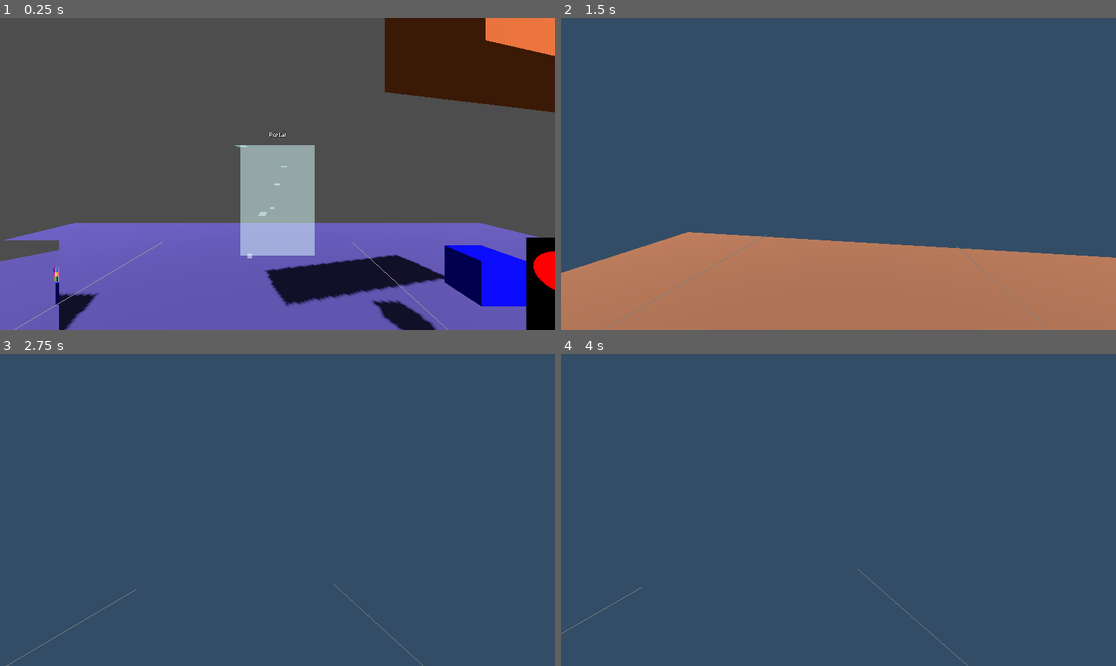
Above: before the commit, frames 1-4 (two rows, left to right).
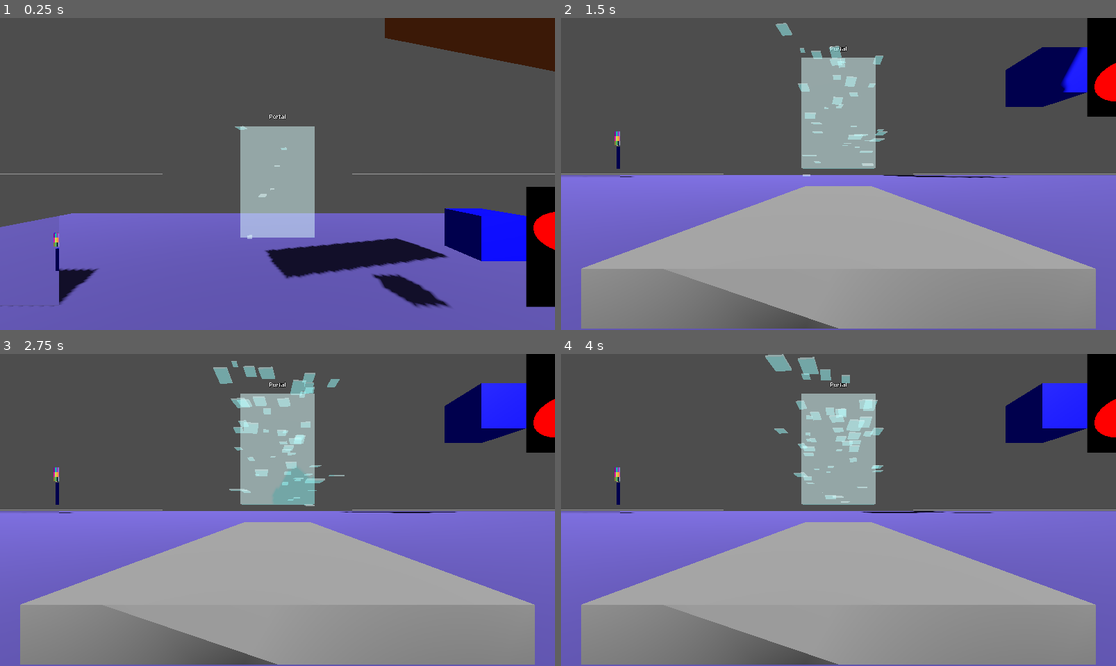
Above: after the commit, the same moments.

Repository: jvastola/GodotPhysicsRig
Game: Godot game, scene res://MainScene.tscn
Same seed, same stepped clock (60 frames per second), same inputs: the game is played once before the commit and once after it.
Inputs (mouse positions are in pixels of both pictures, inside the frame that each line leads up to):
- Up to frame 1 (0.25 s): no input
- Up to frame 2 (1.5 s): move the mouse to (866, 174) at 0.52 s; hold Shift (sprint) 0.53-1.28 s; hold W (move_forward) from 0.53 s (still down); click (866, 174) at 0.67 s; tap Space (jump) at 0.77 s; move the mouse to (810, 174) at 1.27 s; tap Shift (sprint) at 1.35 s
- Up to frame 3 (2.75 s): keep holding W (move_forward); tap Space (jump) at 1.52 s; move the mouse to (288, 503) at 2.02 s; hold Shift (sprint) from 2.03 s (still down)
- Up to frame 4 (4 s): keep holding W (move_forward); move the mouse to (832, 516) at 2.77 s; release Shift (sprint) at 2.78 s; tap Shift (sprint) at 2.85 s; click (832, 516) at 2.92 s; tap Space (jump) at 3.02, 3.77 s; move the mouse to (877, 513) at 3.52 s; hold Shift (sprint) from 3.53 s (still down)

The runs differ from the first frame. In frame 1, 23% of the frame differs, in the area x 0-100%, y 0-100%; in frame 2, 100%; in frame 3, 100%; in frame 4, 100%.
Error after the commit: Parse Error: There is already a for loop iterator named "iy" declared in this scope. (res://xr_player.gd:407)

Commit message:
fix: map face cells evenly to atlas slots for non-uniform subdivisions; preserve visual parity between cube and head

Diff:
--- a/subdivided_cube.gd
+++ b/subdivided_cube.gd
@@ -475,11 +475,15 @@
 		# cell edge color so we don't leave transparent gaps.
 		var alloc_w: int = col_widths[face_to_col[fi]]
 		var alloc_h: int = row_heights[face_to_row[fi]]
+		# Map the face's cell grid evenly to the allocated slot. We pick the
+		# nearest source cell for each output pixel by scaling the indices so
+		# each cell fills alloc_w/nx pixels in X (and alloc_h/ny in Y).
+		var nx: int = max(1, dims.x)
+		var ny: int = max(1, dims.y)
 		for iy in range(alloc_h):
-			# clamp sample index to nearest available row inside the face
-			var sample_y: int = clamp(iy, 0, dims.y - 1)
+			var sample_y: int = clamp(int(floor(float(iy) * float(ny) / float(alloc_h))), 0, ny - 1)
 			for ix in range(alloc_w):
-				var sample_x: int = clamp(ix, 0, dims.x - 1)
+				var sample_x: int = clamp(int(floor(float(ix) * float(nx) / float(alloc_w))), 0, nx - 1)
 				var color: Color = _cell_colors[fi][sample_y][sample_x]
 				img.set_pixel(offset.x + ix, offset.y + iy, color)
 
--- a/xr_player.gd
+++ b/xr_player.gd
@@ -402,12 +402,14 @@
 		for iy in range(alloc_h):
 			var sample_y: int = clamp(iy, 0, dims.y - 1)
 			var row: Array = (face_rows[sample_y] as Array) if sample_y < face_rows.size() else []
-			for ix in range(alloc_w):
-				var sample_x: int = clamp(ix, 0, dims.x - 1)
-				if sample_x < row.size():
-					var color: Color = row[sample_x] as Color
-					img.set_pixel(offset.x + ix, offset.y + iy, color)
-
-	var texture: ImageTexture = ImageTexture.create_from_image(img)
-	apply_texture_to_head(texture)
+			var nx: int = max(1, dims.x)
+			var ny: int = max(1, dims.y)
+			for iy in range(alloc_h):
+				var sample_y: int = clamp(int(floor(float(iy) * float(ny) / float(alloc_h))), 0, ny - 1)
+				var row: Array = (face_rows[sample_y] as Array) if sample_y < face_rows.size() else []
+				for ix in range(alloc_w):
+					var sample_x: int = clamp(int(floor(float(ix) * float(nx) / float(alloc_w))), 0, nx - 1)
+					if sample_x < row.size():
+						var color: Color = row[sample_x] as Color
+						img.set_pixel(offset.x + ix, offset.y + iy, color)
 	print("XRPlayer: Applied saved texture directly (subdivisions=", subdivisions_meta, ", texture=", tex_width, "x", tex_height, ")")
